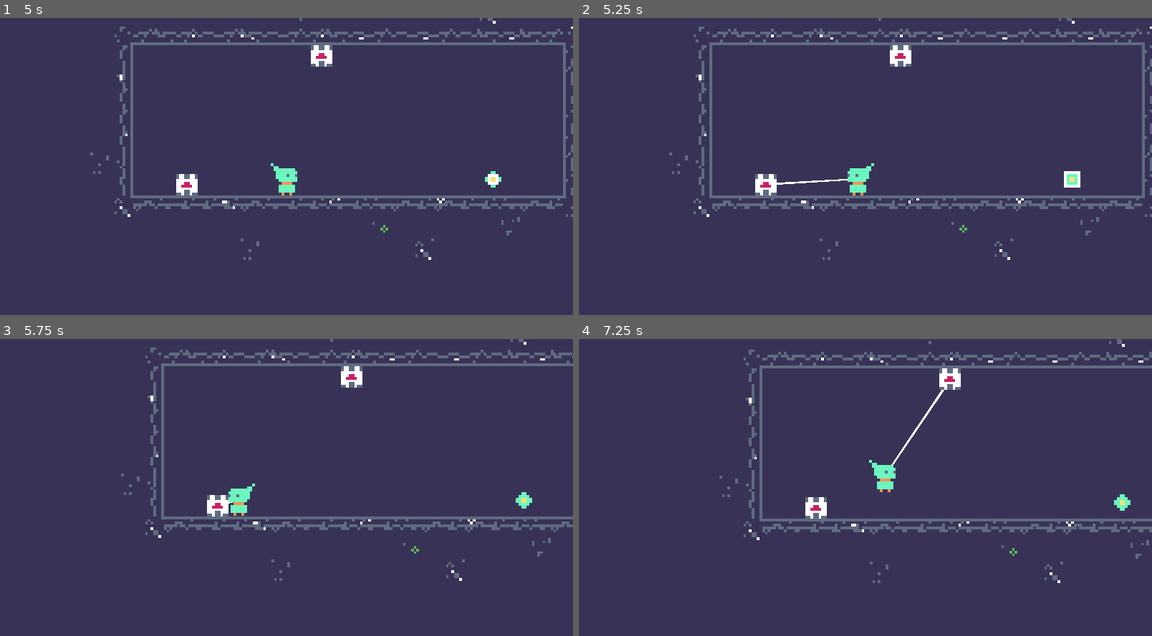
Above: before the commit, frames 1-4 (two rows, left to right).
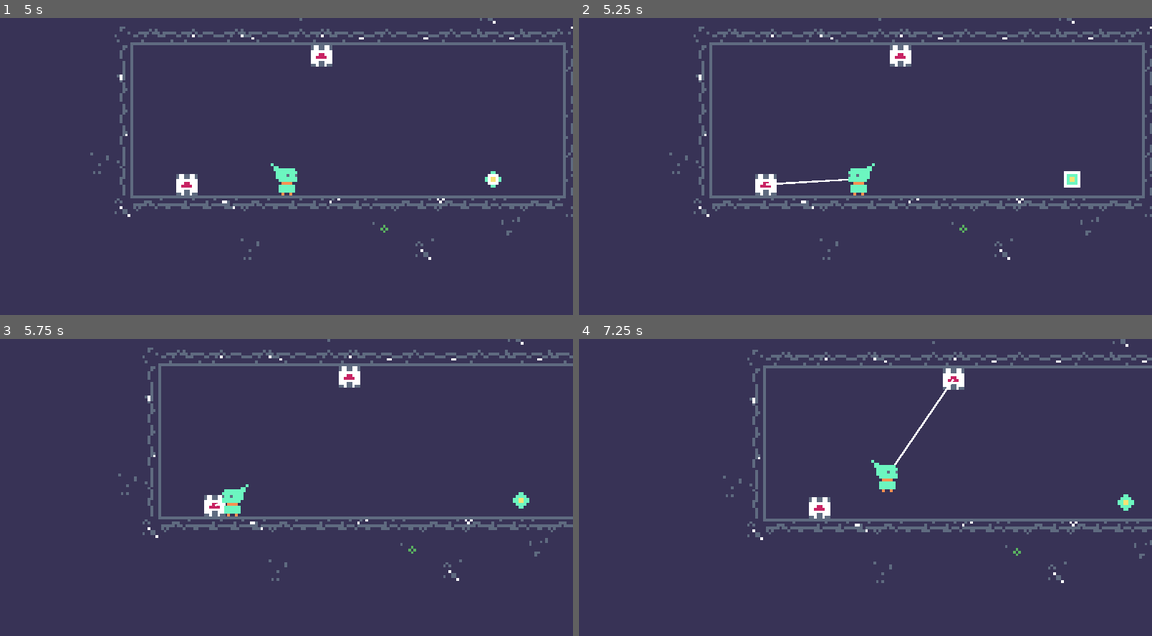
Above: after the commit, the same moments.

Repository: voithos/elfin
Game: Godot game, scene res://scenes/levels/level1.tscn
The game is run twice, just before and just after one commit, with the same random seed, the same clock (stepped at 60 frames per second) and the same inputs.
Inputs (mouse positions are in pixels of both pictures, inside the frame that each line leads up to):
- Up to frame 1 (5 s): tap Enter at 0.5, 2, 3.5 s; move the mouse to (257, 243) at 0.52 s; press the mouse at (257, 243) at 0.53 s; tap Space at 0.77, 1.25, 1.52, 2.75, 3.02, 3.77, 4.25, 4.52 s; move the mouse to (458, 225) at 1.27 s; release the mouse at (458, 225) at 1.28 s; right-click (458, 225) at 1.35 s; move the mouse to (114, 130) at 2.02 s; press the mouse at (114, 130) at 2.03 s; move the mouse to (315, 178) at 2.77 s; release the mouse at (315, 178) at 2.78 s; right-click (315, 178) at 2.85 s; move the mouse to (200, 98) at 3.52 s; press the mouse at (200, 98) at 3.53 s; move the mouse to (412, 163) at 4.27 s; release the mouse at (412, 163) at 4.28 s; right-click (412, 163) at 4.35 s
- Up to frame 2 (5.25 s): move the mouse to (750, 196) at 5.02 s; press the mouse at (750, 196) at 5.03 s
- Up to frame 3 (5.75 s): no input
- Up to frame 4 (7.25 s): move the mouse to (922, 428) at 5.77 s; release the mouse at (922, 428) at 5.78 s; right-click (922, 428) at 5.85 s; tap Space at 6.02, 6.77 s; move the mouse to (836, 564) at 6.52 s; press the mouse at (836, 564) at 6.53 s

Frame 1 is identical in both runs. In frame 2, less than 0.1% of the frame differs, in the area x 32-52%, y 48-60%; in frame 3, 3.6%; in frame 4, 3.8%, in the area x 24-100%, y 0-83%.

Commit message:
Fix stickyness.

Diff:
--- a/scenes/levels/level1.tscn
+++ b/scenes/levels/level1.tscn
@@ -1,9 +1,9 @@
 [gd_scene load_steps=5 format=2]
 
 [ext_resource path="res://scenes/tiles.tres" type="TileSet" id=1]
-[ext_resource path="res://scenes/player.tscn" type="PackedScene" id=2]
-[ext_resource path="res://scenes/goal.tscn" type="PackedScene" id=3]
-[ext_resource path="res://scenes/anchor.tscn" type="PackedScene" id=4]
+[ext_resource path="res://scenes/anchor.tscn" type="PackedScene" id=2]
+[ext_resource path="res://scenes/player.tscn" type="PackedScene" id=3]
+[ext_resource path="res://scenes/goal.tscn" type="PackedScene" id=4]
 
 [node name="level1" type="Node2D" index="0"]
 
@@ -29,18 +29,18 @@
 tile_data = PoolIntArray( 9, 53, 0, 131077, 56, 0, 131086, 54, 0, 262141, 49, 0, 262142, 11, 0, 262143, 9, 0, 196608, 8 …(892 unchanged characters)…
 _sections_unfolded = [ "Cell", "Transform" ]
 
-[node name="player" parent="." index="1" instance=ExtResource( 2 )]
+[node name="anchor1" parent="." index="1" instance=ExtResource( 2 )]
+
+position = Vector2( 12, 252 )
+
+[node name="anchor" parent="." index="2" instance=ExtResource( 2 )]
+
+position = Vector2( 162, 108 )
+
+[node name="player" parent="." index="3" instance=ExtResource( 3 )]
 
 position = Vector2( 123, 246 )
 
-[node name="goal" parent="." index="2" instance=ExtResource( 3 )]
+[node name="goal" parent="." index="4" instance=ExtResource( 4 )]
 
 position = Vector2( 354, 246 )
-
-[node name="anchor1" parent="." index="3" instance=ExtResource( 4 )]
-
-position = Vector2( 12, 252 )
-
-[node name="anchor" parent="." index="4" instance=ExtResource( 4 )]
-
-position = Vector2( 162, 108 )
--- a/scenes/player.tscn
+++ b/scenes/player.tscn
@@ -5,10 +5,11 @@
 [ext_resource path="res://assets/player.png" type="Texture" id=3]
 [ext_resource path="res://scenes/player_camera.tscn" type="PackedScene" id=4]
 
-[sub_resource type="RectangleShape2D" id=1]
+[sub_resource type="CapsuleShape2D" id=1]
 
 custom_solver_bias = 0.0
-extents = Vector2( 12, 15 )
+radius = 10.0
+height = 10.0
 
 [node name="player" type="RigidBody2D"]
 
@@ -17,8 +18,8 @@
 collision_mask = 7
 mode = 2
 mass = 5.0
-friction = 0.9
-bounce = 0.1
+friction = 1.0
+bounce = 0.0
 gravity_scale = 1.0
 custom_integrator = false
 continuous_cd = 0
